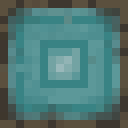
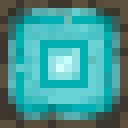
The second (128, 128) image is a revision of the first. Changes to its layers:
painted on "Pasted Layer" over [left=8, top=0, right=120, bottom=120]
